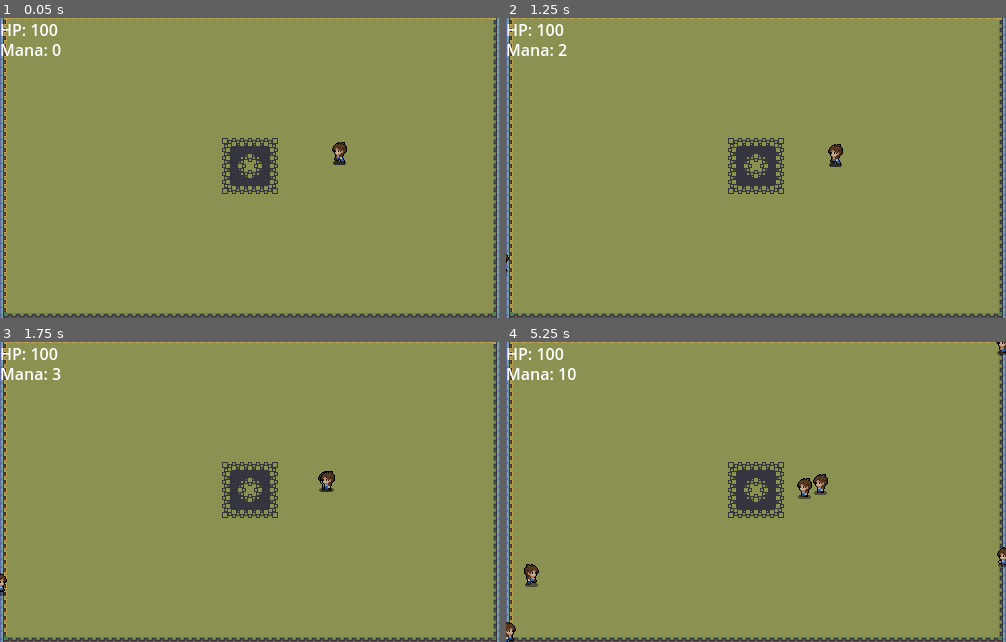
Above: before the commit, frames 1-4 (two rows, left to right).
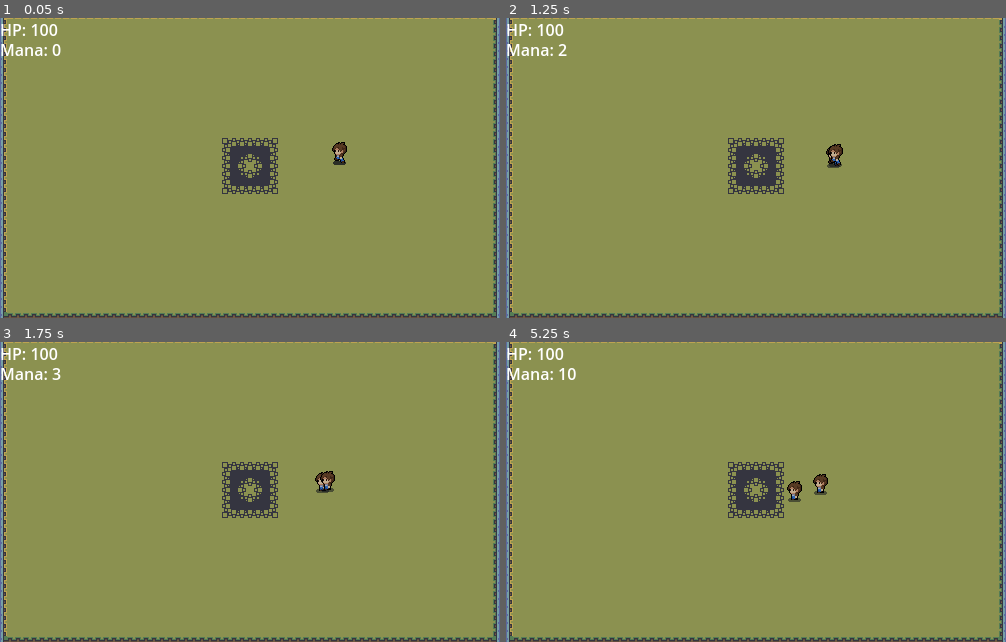
Above: after the commit, the same moments.

Repository: HarryLin349/WitchGame
Game: Godot game, scene res://overworld.tscn
The game is run twice, just before and just after one commit, with the same random seed, the same clock (stepped at 60 frames per second) and the same inputs.
Inputs:
- Up to frame 1 (0.05 s): no input
- Up to frame 2 (1.25 s): no input
- Up to frame 3 (1.75 s): no input
- Up to frame 4 (5.25 s): no input

Frame 1 is identical in both runs. In frame 2, less than 0.1% of the frame differs, in the area x 0-68%, y 42-85%; in frame 3, 0.1%; in frame 4, 0.7%, in the area x 0-100%, y 0-100%.
Error after the commit: Parse Error: Expected closing ")" after grouping expression. (res://spawner.gd:41)

Commit message:
test git changes

Diff:
--- a/ant.gd
+++ b/ant.gd
@@ -3,5 +3,5 @@
 func _ready():
 	health = 1
 	damage = 1
-	speed = 8
+	speed = 10
 	animated_sprite = $AnimatedSprite2D
--- a/enemy.gd
+++ b/enemy.gd
@@ -34,3 +34,10 @@
 	health -= amount
 	if health <= 0:
 		queue_free() # Remove the enemy if health reaches 0
+
+
+func spawnAnts():
+	var antScene = preload("res://ant.tscn")
+	var enemyInstance = antScene.instance()
+	enemyInstance.position = Vector2(0, 0)
+	add_child(enemyInstance)
--- a/slug.tscn
+++ b/slug.tscn
@@ -60,4 +60,4 @@
 position = Vector2(2, -2)
 sprite_frames = SubResource("SpriteFrames_8bm1v")
 animation = &"walk_right"
-frame_progress = 0.275772
+frame_progress = 0.814742
--- a/spawner.gd
+++ b/spawner.gd
@@ -31,3 +31,11 @@
 	# add instance to the scene
 	add_child(enemyInstance)
 	pass
+
+func spawnAnts(spawnPosition: Vector2, amount: int) -> void:
+	# spawn amount ants with 1 second between
+	for i in range(amount):
+		var enemyInstance = antScene.instance()
+		enemyInstance.position = spawnPosition
+		add_child(enemyInstance)
+		await (get_tree().create_timer(1.0), "timeout"
Not shown, changed: hi.txt
